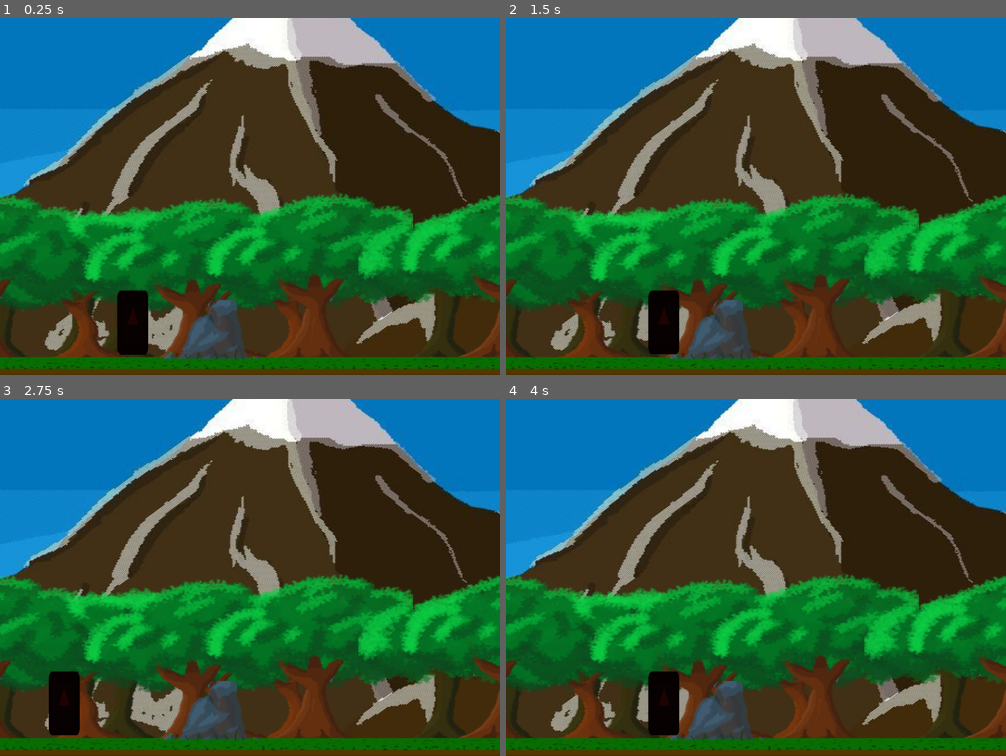
Above: before the commit, frames 1-4 (two rows, left to right).
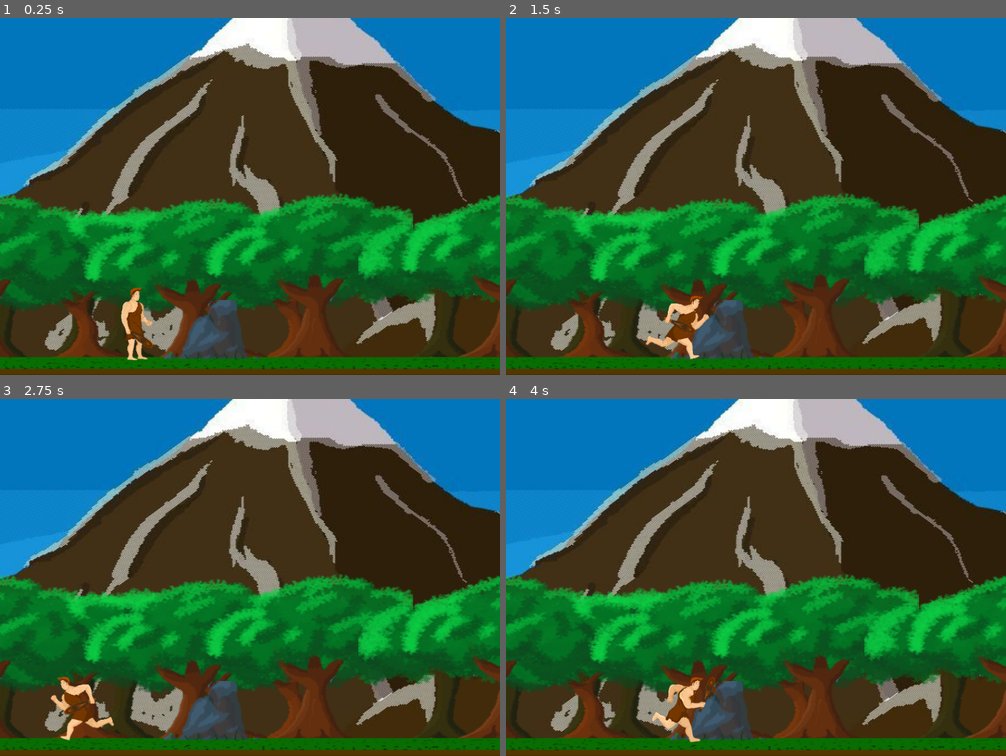
Above: after the commit, the same moments.

Repository: gilmarkandrade/game_lucas_github
Game: Godot game, scene res://fases/fase_1/world_1_cena_1.tscn
The game is run twice, just before and just after one commit, with the same random seed, the same clock (stepped at 60 frames per second) and the same inputs. The engine's default icon, where the game draws it, is replaced by a stand-in: a white triangle on a blue panel in a dark square.
Inputs (mouse positions are in pixels of both pictures, inside the frame that each line leads up to):
- Up to frame 1 (0.25 s): no input
- Up to frame 2 (1.5 s): tap Enter (ui_accept) at 0.5, 1.35 s; move the mouse to (866, 178) at 0.52 s; hold Enter (ui_accept) 0.53-1.28 s; hold Right (ui_right) from 0.53 s (still down); move the mouse to (656, 214) at 1.27 s
- Up to frame 3 (2.75 s): tap Enter (ui_accept) at 1.52, 1.82 s; move the mouse to (300, 498) at 2.02 s; release Right (ui_right) at 2.03 s; hold Left (ui_left) from 2.03 s (still down); hold Enter (ui_accept) from 2.03 s (still down)
- Up to frame 4 (4 s): move the mouse to (731, 648) at 2.77 s; release Left (ui_left) at 2.78 s; release Enter (ui_accept) at 2.78 s; hold Right (ui_right) from 2.78 s (still down); tap Enter (ui_accept) at 2.85, 3.02, 3.32 s; move the mouse to (906, 631) at 3.52 s; hold Enter (ui_accept) from 3.53 s (still down)

The runs differ from the first frame. In frame 1, 1.2% of the frame differs, in the area x 23-31%, y 75-96%; in frame 2, 1.5%; in frame 3, 1.3%; in frame 4, 1.6%, in the area x 28-42%, y 76-97%.

Commit message:
animação player S_D fase 1
ainda falta animação death

Diff:
--- a/game_lucas/fases/fase_1/world_1_cena_1.tscn
+++ b/game_lucas/fases/fase_1/world_1_cena_1.tscn
@@ -94,7 +94,7 @@
 [node name="player_plataforma" parent="." instance=ExtResource( 6 )]
 editor/display_folded = true
 position = Vector2( 178.561, -68.1105 )
-scale = Vector2( 1.92, 1.76 )
+scale = Vector2( 1.2, 1.2 )
 
 [node name="Camera2D" type="Camera2D" parent="player_plataforma"]
 position = Vector2( -0.745827, 0.813614 )
--- a/game_lucas/player/player_fase1/side_scroller_F1/player_plataforma.gd
+++ b/game_lucas/player/player_fase1/side_scroller_F1/player_plataforma.gd
@@ -3,6 +3,7 @@
 var move = Vector2()
 var speed = 180
 var life = 100
+var attacking= false
 var damage_hit = 10
 var side_current = false
 var death = false
@@ -20,22 +21,36 @@
 	if death == false:
 
 		# movimentação do player esquerda ou direita ou parado se não estiver recebendo input
-
+		if Input.is_action_just_pressed("ui_atack"):
+			attacking = true
+			atack_proximity()
 		if Input.is_action_pressed("ui_right"):
 			move.x =+ speed
-			$animation_Player.current_animation = "walk_animation"
+			side_current = false
+			if is_on_floor():
+				$animation_Player .current_animation = "walk_animation"
 			$sprite_player.flip_h = false
 
 		elif Input.is_action_pressed("ui_left"):
 			move.x =- speed
-			$animation_Player.current_animation = "walk_animation"
+			side_current = true
+			if is_on_floor():
+				$animation_Player .current_animation = "walk_animation"
 			$sprite_player.flip_h = true
 
 		else:
 			move.x = 0
-			if is_on_floor():
-				if Input. is_action_just_pressed("ui_up"):
-					move.y = jump_force
+			if is_on_floor() and attacking == false:
+				$animation_Player.current_animation = "idlle_animation"
+		if is_on_floor():
+			if Input. is_action_just_pressed("ui_up"):
+				move.y = jump_force
+
+		else:
+			if move.y <- 0.1 and attacking == false:
+				$animation_Player.current_animation = "jump_up"
+			elif move.y > 0.1 and attacking == false :
+				$animation_Player.current_animation ="jump_down"
 		move = move_and_slide(move,UP)
 
 
@@ -44,10 +59,11 @@
 #=================================================================
 # esta função é para o ataque de armas de mão de curto alcance
 func atack_proximity():
-	if side_current == false:
-		$animation_Player.play("atack_1_animation_left")
-	elif side_current ==true:
-		$animation_Player.play("atack_1_animation_right")
+	move.x = 0
+	if side_current == true:
+		$animation_Player.current_animation = "atack_1_animation_left"
+	elif side_current ==false:
+		$animation_Player.current_animation = "atack_1_animation_right"
 
 # função responsavel por travar o codigo do game e chamar
 #a cena game over caso avida chegue a zero
@@ -90,3 +106,7 @@
 	if anim_name == "death_animation":
 		# quando terminara animacao de morte do player va para tela de gameover
 		get_tree().change_scene("res://cenas_globais/game_over.tscn")
+	elif anim_name == "atack_1_animation_left":
+		attacking = false
+	elif anim_name == "atack_1_animation_right":
+		attacking = false
--- a/game_lucas/player/player_fase1/side_scroller_F1/player_plataforma.tscn
+++ b/game_lucas/player/player_fase1/side_scroller_F1/player_plataforma.tscn
@@ -1,37 +1,378 @@
-[gd_scene load_steps=13 format=2]
+[gd_scene load_steps=33 format=2]
 
 [ext_resource path="res://player/player_fase1/side_scroller_F1/player_plataforma.gd" type="Script" id=1]
-[ext_resource path="res://icon.png" type="Texture" id=2]
+[ext_resource path="res://player/player_fase1/side_scroller_F1/atack_animation/player_fase_1_atack0029.png" type="Texture" id=2]
+[ext_resource path="res://player/player_fase1/side_scroller_F1/atack_animation/player_fase_1_atack0024.png" type="Texture" id=3]
+[ext_resource path="res://player/player_fase1/side_scroller_F1/atack_animation/player_fase_1_atack0025.png" type="Texture" id=4]
+[ext_resource path="res://player/player_fase1/side_scroller_F1/atack_animation/player_fase_1_atack0026.png" type="Texture" id=5]
+[ext_resource path="res://player/player_fase1/side_scroller_F1/atack_animation/player_fase_1_atack0027.png" type="Texture" id=6]
+[ext_resource path="res://player/player_fase1/side_scroller_F1/atack_animation/player_fase_1_atack0028.png" type="Texture" id=7]
+[ext_resource path="res://player/player_fase1/side_scroller_F1/idlle_animation/player_fase_1_idlle0012.png" type="Texture" id=8]
+[ext_resource path="res://player/player_fase1/side_scroller_F1/idlle_animation/player_fase_1_idlle0013.png" type="Texture" id=9]
+[ext_resource path="res://player/player_fase1/side_scroller_F1/idlle_animation/player_fase_1_idlle0014.png" type="Texture" id=10]
+[ext_resource path="res://player/player_fase1/side_scroller_F1/idlle_animation/player_fase_1_idlle0015.png" type="Texture" id=11]
+[ext_resource path="res://player/player_fase1/side_scroller_F1/idlle_animation/player_fase_1_idlle0016.png" type="Texture" id=12]
+[ext_resource path="res://player/player_fase1/side_scroller_F1/jump_up_and_down/player_fase_1_jump_down0021.png" type="Texture" id=13]
+[ext_resource path="res://player/player_fase1/side_scroller_F1/jump_up_and_down/player_fase_1_jump_down0019.png" type="Texture" id=14]
+[ext_resource path="res://player/player_fase1/side_scroller_F1/jump_up_and_down/player_fase_1_jump_down0020.png" type="Texture" id=15]
+[ext_resource path="res://player/player_fase1/side_scroller_F1/walk_animation/player_fase_1_walk0000.png" type="Texture" id=16]
+[ext_resource path="res://player/player_fase1/side_scroller_F1/walk_animation/player_fase_1_walk0001.png" type="Texture" id=17]
+[ext_resource path="res://player/player_fase1/side_scroller_F1/walk_animation/player_fase_1_walk0002.png" type="Texture" id=18]
+[ext_resource path="res://player/player_fase1/side_scroller_F1/walk_animation/player_fase_1_walk0003.png" type="Texture" id=19]
+[ext_resource path="res://player/player_fase1/side_scroller_F1/walk_animation/player_fase_1_walk0004.png" type="Texture" id=20]
+[ext_resource path="res://player/player_fase1/side_scroller_F1/walk_animation/player_fase_1_walk0005.png" type="Texture" id=21]
+[ext_resource path="res://player/player_fase1/side_scroller_F1/walk_animation/player_fase_1_walk0006.png" type="Texture" id=22]
 
 [sub_resource type="CapsuleShape2D" id=1]
-radius = 18.6539
-height = 18.0
+radius = 9.66667
+height = 54.0
 
 [sub_resource type="Animation" id=2]
 resource_name = "atack_1_animation_left"
+length = 0.6
+tracks/0/type = "value"
+tracks/0/path = NodePath("sprite_player:texture")
+tracks/0/interp = 1
+tracks/0/loop_wrap = true
+tracks/0/imported = false
+tracks/0/enabled = true
+tracks/0/keys = {
+"times": PoolRealArray( 0, 0.1, 0.2, 0.3, 0.4, 0.5 ),
+"transitions": PoolRealArray( 1, 1, 1, 1, 1, 1 ),
+"update": 1,
+"values": [ ExtResource( 3 ), ExtResource( 4 ), ExtResource( 5 ), ExtResource( 6 ), ExtResource( 7 ), ExtResource( 2 ) ]
+}
+tracks/1/type = "value"
+tracks/1/path = NodePath("sprite_player:position")
+tracks/1/interp = 1
+tracks/1/loop_wrap = true
+tracks/1/imported = false
+tracks/1/enabled = true
+tracks/1/keys = {
+"times": PoolRealArray( 0, 0.1 ),
+"transitions": PoolRealArray( 1, 1 ),
+"update": 1,
+"values": [ Vector2( 20.8889, -1.33333 ), Vector2( -18.2222, -2.22222 ) ]
+}
+tracks/2/type = "value"
+tracks/2/path = NodePath("sprite_player:flip_h")
+tracks/2/interp = 1
+tracks/2/loop_wrap = true
+tracks/2/imported = false
+tracks/2/enabled = true
+tracks/2/keys = {
+"times": PoolRealArray( 0 ),
+"transitions": PoolRealArray( 1 ),
+"update": 1,
+"values": [ true ]
+}
+tracks/3/type = "value"
+tracks/3/path = NodePath("sprite_player:scale")
+tracks/3/interp = 1
+tracks/3/loop_wrap = true
+tracks/3/imported = false
+tracks/3/enabled = true
+tracks/3/keys = {
+"times": PoolRealArray( 0 ),
+"transitions": PoolRealArray( 1 ),
+"update": 1,
+"values": [ Vector2( 0.5, 0.5 ) ]
+}
+tracks/4/type = "value"
+tracks/4/path = NodePath("animation_Player:playback_speed")
+tracks/4/interp = 1
+tracks/4/loop_wrap = true
+tracks/4/imported = false
+tracks/4/enabled = true
+tracks/4/keys = {
+"times": PoolRealArray( 0 ),
+"transitions": PoolRealArray( 1 ),
+"update": 0,
+"values": [ 1.2 ]
+}
+tracks/5/type = "value"
+tracks/5/path = NodePath("area_arma_player/CollisionShape2D:position")
+tracks/5/interp = 1
+tracks/5/loop_wrap = true
+tracks/5/imported = false
+tracks/5/enabled = true
+tracks/5/keys = {
+"times": PoolRealArray( 0.1, 0.2, 0.3, 0.4 ),
+"transitions": PoolRealArray( 1, 1, 1, 1 ),
+"update": 1,
+"values": [ Vector2( -3.44444, 5.77778 ), Vector2( -3.44444, 5.77778 ), Vector2( 0.111111, 23.5556 ), Vector2( 41.8889, 16 ) ]
+}
 
 [sub_resource type="Animation" id=3]
 resource_name = "atack_1_animation_right"
+length = 0.6
+tracks/0/type = "value"
+tracks/0/path = NodePath("sprite_player:texture")
+tracks/0/interp = 1
+tracks/0/loop_wrap = true
+tracks/0/imported = false
+tracks/0/enabled = true
+tracks/0/keys = {
+"times": PoolRealArray( 0, 0.1, 0.2, 0.3, 0.4, 0.5 ),
+"transitions": PoolRealArray( 1, 1, 1, 1, 1, 1 ),
+"update": 1,
+"values": [ ExtResource( 3 ), ExtResource( 4 ), ExtResource( 5 ), ExtResource( 6 ), ExtResource( 7 ), ExtResource( 2 ) ]
+}
+tracks/1/type = "value"
+tracks/1/path = NodePath("sprite_player:position")
+tracks/1/interp = 1
+tracks/1/loop_wrap = true
+tracks/1/imported = false
+tracks/1/enabled = true
+tracks/1/keys = {
+"times": PoolRealArray( 0, 0.1 ),
+"transitions": PoolRealArray( 1, 1 ),
+"update": 1,
+"values": [ Vector2( -16, -2.66667 ), Vector2( 20.8889, -2.66666 ) ]
+}
+tracks/2/type = "value"
+tracks/2/path = NodePath("sprite_player:flip_h")
+tracks/2/interp = 1
+tracks/2/loop_wrap = true
+tracks/2/imported = false
+tracks/2/enabled = true
+tracks/2/keys = {
+"times": PoolRealArray( 0 ),
+"transitions": PoolRealArray( 1 ),
+"update": 1,
+"values": [ false ]
+}
+tracks/3/type = "value"
+tracks/3/path = NodePath("sprite_player:scale")
+tracks/3/interp = 1
+tracks/3/loop_wrap = true
+tracks/3/imported = false
+tracks/3/enabled = true
+tracks/3/keys = {
+"times": PoolRealArray( 0 ),
+"transitions": PoolRealArray( 1 ),
+"update": 1,
+"values": [ Vector2( 0.5, 0.5 ) ]
+}
+tracks/4/type = "value"
+tracks/4/path = NodePath("animation_Player:playback_speed")
+tracks/4/interp = 1
+tracks/4/loop_wrap = true
+tracks/4/imported = false
+tracks/4/enabled = true
+tracks/4/keys = {
+"times": PoolRealArray( 0 ),
+"transitions": PoolRealArray( 1 ),
+"update": 0,
+"values": [ 1.2 ]
+}
+tracks/5/type = "value"
+tracks/5/path = NodePath("area_arma_player/CollisionShape2D:position")
+tracks/5/interp = 1
+tracks/5/loop_wrap = true
+tracks/5/imported = false
+tracks/5/enabled = true
+tracks/5/keys = {
+"times": PoolRealArray( 0, 0.1, 0.3, 0.5 ),
+"transitions": PoolRealArray( 1, 1, 1, 1 ),
+"update": 1,
+"values": [ Vector2( 43.6667, 15.5556 ), Vector2( 89.4444, -0.888893 ), Vector2( 86.3333, 20 ), Vector2( 45.8889, 19.5556 ) ]
+}
 
 [sub_resource type="Animation" id=4]
 resource_name = "death_animation"
 
 [sub_resource type="Animation" id=5]
 resource_name = "idlle_animation"
+length = 0.5
+loop = true
+tracks/0/type = "value"
+tracks/0/path = NodePath("sprite_player:texture")
+tracks/0/interp = 1
+tracks/0/loop_wrap = true
+tracks/0/imported = false
+tracks/0/enabled = true
+tracks/0/keys = {
+"times": PoolRealArray( 0, 0.1, 0.2, 0.3, 0.4 ),
+"transitions": PoolRealArray( 1, 1, 1, 1, 1 ),
+"update": 1,
+"values": [ ExtResource( 8 ), ExtResource( 9 ), ExtResource( 10 ), ExtResource( 11 ), ExtResource( 12 ) ]
+}
+tracks/1/type = "value"
+tracks/1/path = NodePath("sprite_player:scale")
+tracks/1/interp = 1
+tracks/1/loop_wrap = true
+tracks/1/imported = false
+tracks/1/enabled = true
+tracks/1/keys = {
+"times": PoolRealArray( 0 ),
+"transitions": PoolRealArray( 1 ),
+"update": 0,
+"values": [ Vector2( 0.5, 0.5 ) ]
+}
+tracks/2/type = "value"
+tracks/2/path = NodePath("sprite_player:position")
+tracks/2/interp = 1
+tracks/2/loop_wrap = true
+tracks/2/imported = false
+tracks/2/enabled = true
+tracks/2/keys = {
+"times": PoolRealArray( 0 ),
+"transitions": PoolRealArray( 1 ),
+"update": 0,
+"values": [ Vector2( 0, 0 ) ]
+}
+tracks/3/type = "value"
+tracks/3/path = NodePath("animation_Player:playback_speed")
+tracks/3/interp = 1
+tracks/3/loop_wrap = true
+tracks/3/imported = false
+tracks/3/enabled = true
+tracks/3/keys = {
+"times": PoolRealArray( 0 ),
+"transitions": PoolRealArray( 1 ),
+"update": 0,
+"values": [ 0.7 ]
+}
+tracks/4/type = "value"
+tracks/4/path = NodePath("area_arma_player/CollisionShape2D:position")
+tracks/4/interp = 1
+tracks/4/loop_wrap = true
+tracks/4/imported = false
+tracks/4/enabled = true
+tracks/4/keys = {
+"times": PoolRealArray( 0 ),
+"transitions": PoolRealArray( 1 ),
+"update": 0,
+"values": [ Vector2( 44.5556, 4.44444 ) ]
+}
 
 [sub_resource type="Animation" id=6]
 resource_name = "jump_down"
+tracks/0/type = "value"
+tracks/0/path = NodePath("sprite_player:texture")
+tracks/0/interp = 1
+tracks/0/loop_wrap = true
+tracks/0/imported = false
+tracks/0/enabled = true
+tracks/0/keys = {
+"times": PoolRealArray( 0 ),
+"transitions": PoolRealArray( 1 ),
+"update": 1,
+"values": [ ExtResource( 13 ) ]
+}
+tracks/1/type = "value"
+tracks/1/path = NodePath("area_arma_player/CollisionShape2D:position")
+tracks/1/interp = 1
+tracks/1/loop_wrap = true
+tracks/1/imported = false
+tracks/1/enabled = true
+tracks/1/keys = {
+"times": PoolRealArray( 0 ),
+"transitions": PoolRealArray( 1 ),
+"update": 0,
+"values": [ Vector2( 44.5556, 4.44444 ) ]
+}
 
 [sub_resource type="Animation" id=7]
-resource_name = "jump_up "
+resource_name = "jump_up"
+length = 0.5
+tracks/0/type = "value"
+tracks/0/path = NodePath("sprite_player:scale")
+tracks/0/interp = 1
+tracks/0/loop_wrap = true
+tracks/0/imported = false
+tracks/0/enabled = true
+tracks/0/keys = {
+"times": PoolRealArray( 0 ),
+"transitions": PoolRealArray( 1 ),
+"update": 1,
+"values": [ Vector2( 0.496555, 0.463824 ) ]
+}
+tracks/1/type = "value"
+tracks/1/path = NodePath("sprite_player:texture")
+tracks/1/interp = 1
+tracks/1/loop_wrap = true
+tracks/1/imported = false
+tracks/1/enabled = true
+tracks/1/keys = {
+"times": PoolRealArray( 0, 0.1 ),
+"transitions": PoolRealArray( 1, 1 ),
+"update": 1,
+"values": [ ExtResource( 14 ), ExtResource( 15 ) ]
+}
+tracks/2/type = "value"
+tracks/2/path = NodePath("area_arma_player/CollisionShape2D:position")
+tracks/2/interp = 1
+tracks/2/loop_wrap = true
+tracks/2/imported = false
+tracks/2/enabled = true
+tracks/2/keys = {
+"times": PoolRealArray( 0 ),
+"transitions": PoolRealArray( 1 ),
+"update": 0,
+"values": [ Vector2( 44.5556, 4.44444 ) ]
+}
 
 [sub_resource type="Animation" id=8]
+length = 0.7
+loop = true
+tracks/0/type = "value"
+tracks/0/path = NodePath("sprite_player:texture")
+tracks/0/interp = 1
+tracks/0/loop_wrap = true
+tracks/0/imported = false
+tracks/0/enabled = true
+tracks/0/keys = {
+"times": PoolRealArray( 0, 0.1, 0.2, 0.3, 0.4, 0.5, 0.6 ),
+"transitions": PoolRealArray( 1, 1, 1, 1, 1, 1, 1 ),
+"update": 1,
+"values": [ ExtResource( 16 ), ExtResource( 17 ), ExtResource( 18 ), ExtResource( 19 ), ExtResource( 20 ), ExtResource( 21 ), ExtResource( 22 ) ]
+}
+tracks/1/type = "value"
+tracks/1/path = NodePath("sprite_player:position")
+tracks/1/interp = 1
+tracks/1/loop_wrap = true
+tracks/1/imported = false
+tracks/1/enabled = true
+tracks/1/keys = {
+"times": PoolRealArray( 0 ),
+"transitions": PoolRealArray( 1 ),
+"update": 0,
+"values": [ Vector2( 6, 12 ) ]
+}
+tracks/2/type = "value"
+tracks/2/path = NodePath("sprite_player:scale")
+tracks/2/interp = 1
+tracks/2/loop_wrap = true
+tracks/2/imported = false
+tracks/2/enabled = true
+tracks/2/keys = {
+"times": PoolRealArray( 0 ),
+"transitions": PoolRealArray( 1 ),
+"update": 0,
+"values": [ Vector2( 0.5, 0.5 ) ]
+}
+tracks/3/type = "value"
+tracks/3/path = NodePath("area_arma_player/CollisionShape2D:position")
+tracks/3/interp = 1
+tracks/3/loop_wrap = true
+tracks/3/imported = false
+tracks/3/enabled = true
+tracks/3/keys = {
+"times": PoolRealArray( 0 ),
+"transitions": PoolRealArray( 1 ),
+"update": 0,
+"values": [ Vector2( 44.5556, 4.44444 ) ]
+}
 
 [sub_resource type="CapsuleShape2D" id=9]
-radius = 16.177
-height = 21.646
+radius = 12.7778
+height = 48.6667
 
 [sub_resource type="CapsuleShape2D" id=10]
+radius = 5.88889
+height = 36.9261
 
 [node name="player_plataforma" type="KinematicBody2D" groups=[
 "player",
@@ -41,26 +382,29 @@
 [node name="CollisionShape2D" type="CollisionShape2D" parent="." groups=[
 "player",
 ]]
-scale = Vector2( 0.76, 1 )
+position = Vector2( 1.33333, 11.1111 )
 shape = SubResource( 1 )
 
 [node name="sprite_player" type="Sprite" parent="."]
-modulate = Color( 0.12549, 0.0117647, 0.0117647, 1 )
-scale = Vector2( 0.338125, 0.765625 )
+position = Vector2( 20.8889, -2.66666 )
+scale = Vector2( 0.5, 0.5 )
 texture = ExtResource( 2 )
 
 [node name="animation_Player" type="AnimationPlayer" parent="."]
+playback_speed = 1.2
 anims/atack_1_animation_left = SubResource( 2 )
 anims/atack_1_animation_right = SubResource( 3 )
 anims/death_animation = SubResource( 4 )
 anims/idlle_animation = SubResource( 5 )
 anims/jump_down = SubResource( 6 )
-"anims/jump_up " = SubResource( 7 )
+anims/jump_up = SubResource( 7 )
 anims/walk_animation = SubResource( 8 )
 
 [node name="area_corpo_player" type="Area2D" parent="."]
 
 [node name="CollisionShape2D" type="CollisionShape2D" parent="area_corpo_player"]
+visible = false
+position = Vector2( 1.77778, 8.88889 )
 shape = SubResource( 9 )
 
 [node name="area_arma_player" type="Area2D" parent="." groups=[
@@ -70,7 +414,7 @@
 
 [node name="CollisionShape2D" type="CollisionShape2D" parent="area_arma_player"]
 modulate = Color( 0.490196, 0.87451, 0.141176, 1 )
-position = Vector2( 41, 8 )
+position = Vector2( 45.8889, 19.5556 )
 shape = SubResource( 10 )
 [connection signal="animation_finished" from="animation_Player" to="." method="_on_animation_Player_animation_finished"]
 [connection signal="area_entered" from="area_corpo_player" to="." method="_on_area_corpo_player_area_entered"]
--- a/game_lucas/project.godot
+++ b/game_lucas/project.godot
@@ -52,6 +52,12 @@
 , Object(InputEventKey,"resource_local_to_scene":false,"resource_name":"","device":0,"alt":false,"shift":false,"control":false,"meta":false,"command":false,"pressed":false,"scancode":16777232,"unicode":0,"echo":false,"script":null)
  ]
 }
+ui_atack={
+"deadzone": 0.5,
+"events": [ Object(InputEventKey,"resource_local_to_scene":false,"resource_name":"","device":0,"alt":false,"shift":false,"control":false,"meta":false,"command":false,"pressed":false,"scancode":16777221,"unicode":0,"echo":false,"script":null)
+, Object(InputEventMouseButton,"resource_local_to_scene":false,"resource_name":"","device":0,"alt":false,"shift":false,"control":false,"meta":false,"command":false,"button_mask":0,"position":Vector2( 0, 0 ),"global_position":Vector2( 0, 0 ),"factor":1.0,"button_index":1,"pressed":false,"doubleclick":false,"script":null)
+ ]
+}
 
 [rendering]
 
Binary file added: game_lucas/player/player_fase1/side_scroller_F1/jump_up_and_down/player_fase_1_jump_down0021.png
Not shown, changed: game_lucas/player/player_fase1/side_scroller_F1/jump_up_and_down/player_fase_1_jump_down0021.png.import
Binary file removed: game_lucas/player/player_fase1/side_scroller_F1/jump_up_and_down/player_fase_1_jump_up0019.png
Not shown, removed: game_lucas/player/player_fase1/side_scroller_F1/jump_up_and_down/player_fase_1_jump_up0019.png.import
Binary file removed: game_lucas/player/player_fase1/side_scroller_F1/jump_up_and_down/player_fase_1_jump_up0020.png
